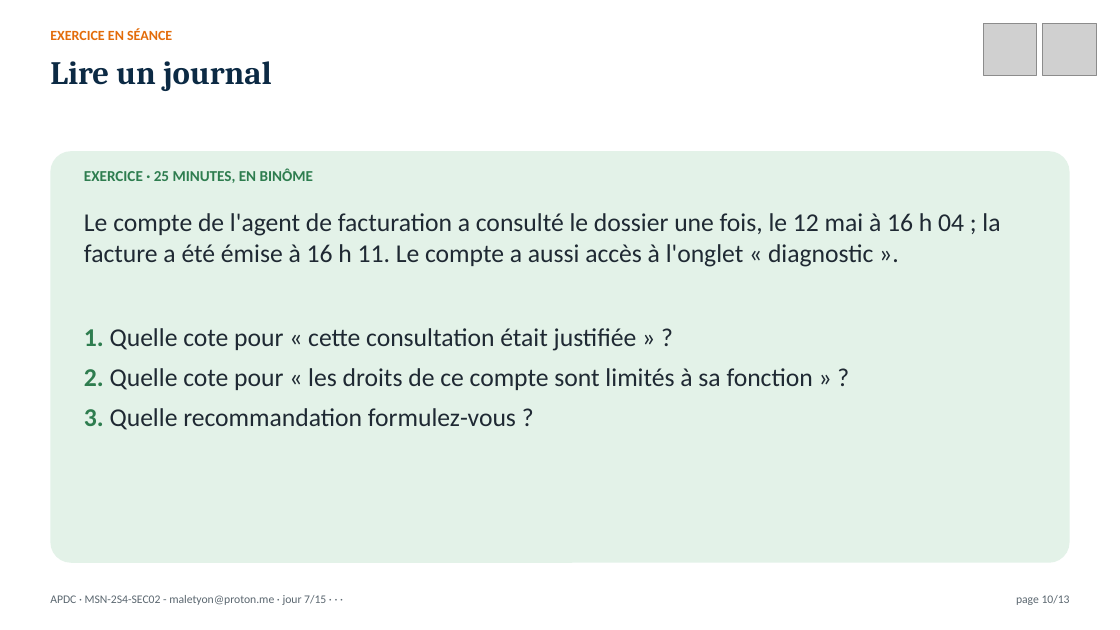
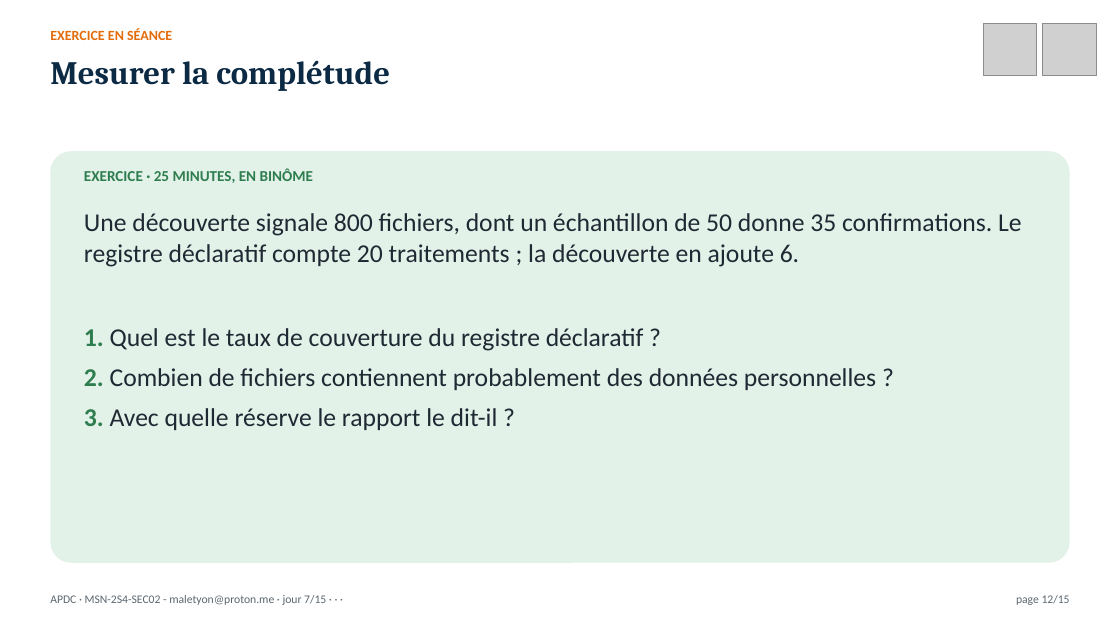
Before and after one commit to MaletYon/cours-apdc, a slide deck: slide 12 of Présentation/APDC_J07.pptx (slide 10 before the commit). Drawn at 1120x630 pixels with LibreOffice and Linux fonts; fonts in the diff are those of the drawing; grey boxes stand for pictures. Boxes give left, top, right and bottom in pixels: in the first picture for what was removed or moved away, otherwise in the second. Text is boxed around its words. In the diff, an @@ line names an element or a change of style, - is before the commit and + after.

```diff
--- a/Présentation/APDC_J07.pptx
+++ b/Présentation/APDC_J07.pptx
@@ text at box(50, 60, 390, 91): text changed @@
-Lire un journal
+Mesurer la complétude
@@ text at box(84, 213, 1022, 267): text changed @@
-Le compte de l'agent de facturation a consulté le dossier une fois, le 12 mai à 16 h 04 ; la facture a été émise à 16 h 11. Le compte a aussi accès à l'onglet « diagnostic ».
+Une découverte signale 800 fichiers, dont un échantillon de 50 donne 35 confirmations. Le registre déclaratif compte 20 traitements ; la découverte en ajoute 6.
@@ text at box(84, 328, 876, 430): text changed @@
-1. Quelle cote pour « cette consultation était justifiée » ?
-2. Quelle cote pour « les droits de ce compte sont limités à sa fonction » ?
-3. Quelle recommandation formulez-vous ?
+1. Quel est le taux de couverture du registre déclaratif ?
+2. Combien de fichiers contiennent probablement des données personnelles ?
+3. Avec quelle réserve le rapport le dit-il ?
@@ text at box(1016, 595, 1070, 605): text changed @@
-page 10/13
+page 12/15
```
Also in this commit, not shown: 11 other slides changed, 3 slides added, 1 slide removed, 53 other files.
